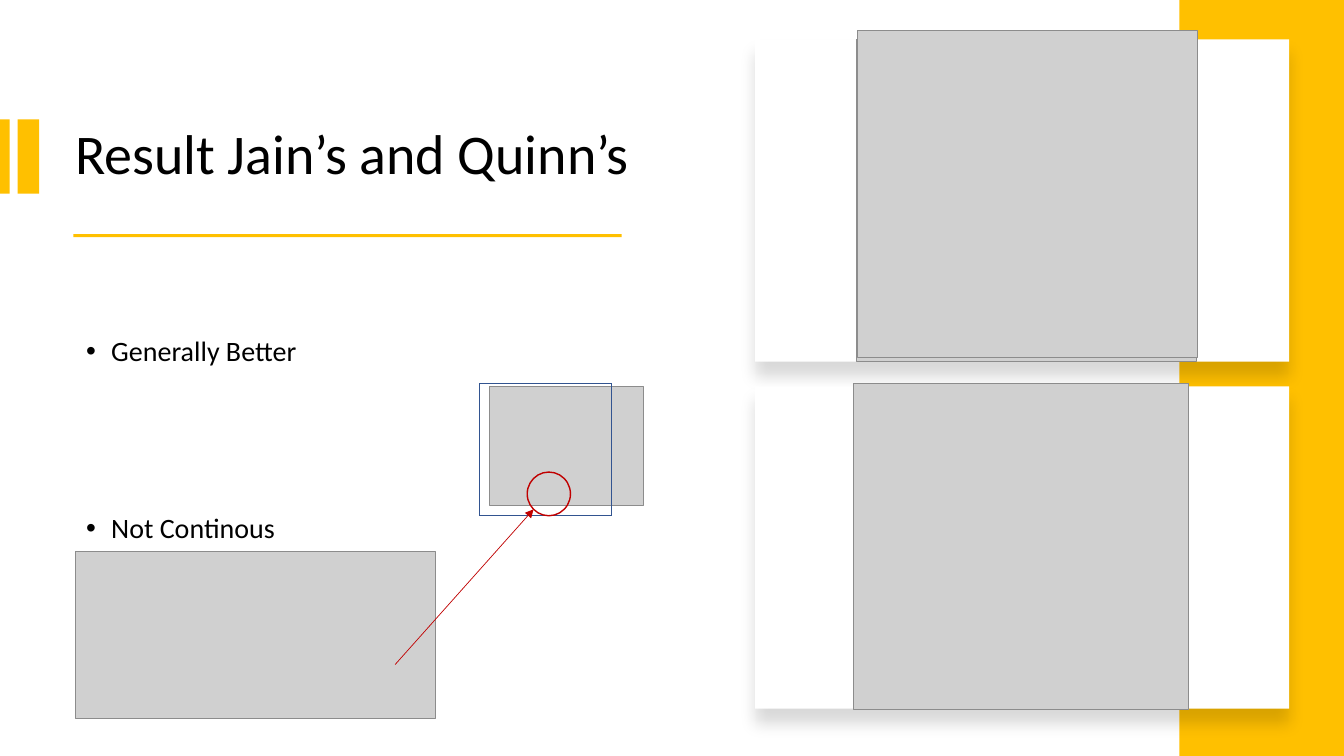
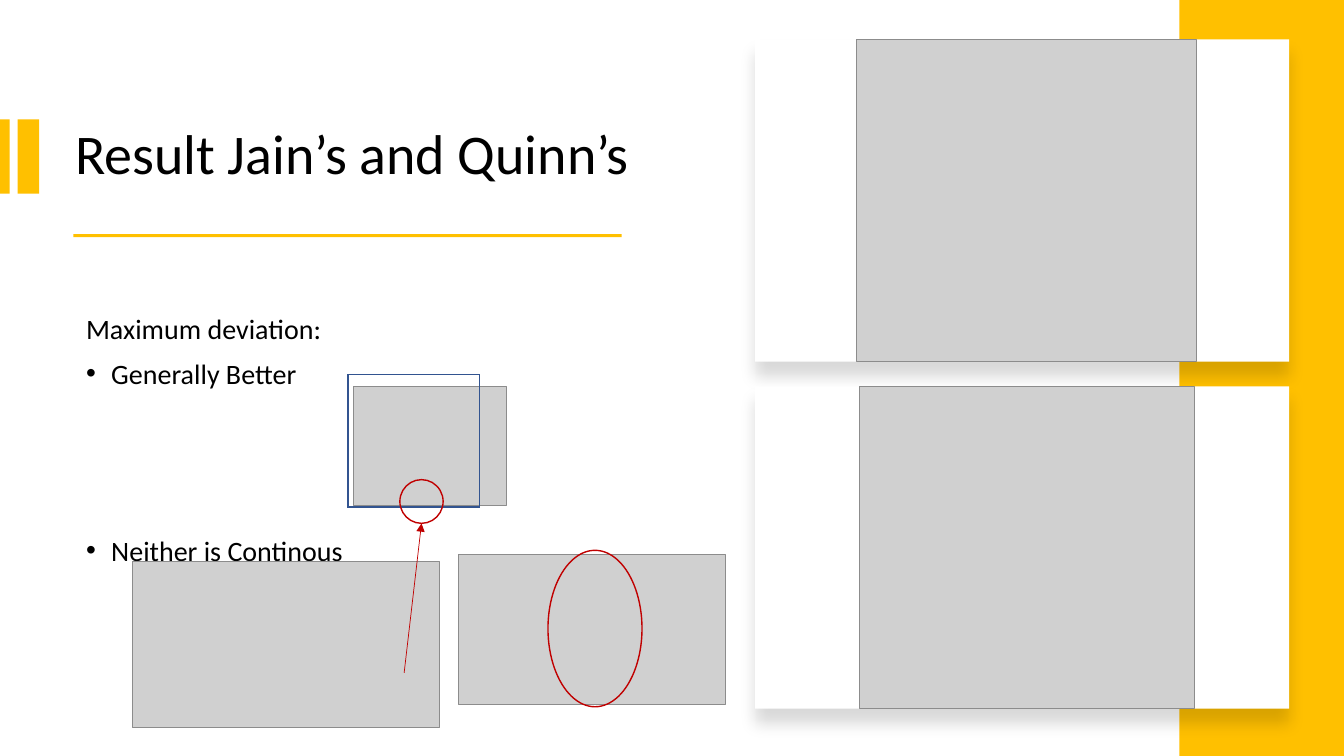
Before and after one commit to Sibeng32/Saban-Caliskan-Fourier-Analysis, a slide deck: slide 8 of Verbeterde Powerpoint Fourier Analysis.pptx. Drawn at 1344x756 pixels with LibreOffice and Linux fonts; fonts in the diff are those of the drawing; grey boxes stand for pictures. Boxes give left, top, right and bottom in pixels: in the first picture for what was removed or moved away, otherwise in the second. Text is boxed around its words. In the diff, an @@ line names an element or a change of style, - is before the commit and + after.

```diff
--- a/Verbeterde Powerpoint Fourier Analysis.pptx
+++ b/Verbeterde Powerpoint Fourier Analysis.pptx
@@ text at [86,319,321,340]: paragraph added @@
+Maximum deviation:
@@ rectangle: place and size @@
-rectangle at [480,383,612,515]
+rectangle at [348,375,480,507]
@@ picture: place and size @@
-picture at [490,386,643,505]
+picture at [353,386,506,505]
@@ picture removed at [853,383,1189,710] @@
@@ picture: place and size @@
-picture at [858,30,1198,357]
+picture at [859,386,1195,709]
@@ picture removed at [859,383,1190,708] @@
@@ ellipse: place and size @@
-ellipse at [527,472,571,515]
+ellipse at [400,480,444,523]
@@ arrow moved from (395, 664) - (533, 509) to (404, 673) - (421, 523) @@
@@ text at [111,541,343,567]: text changed @@
-• Not Continous
+• Neither is Continous
@@ picture: place and size @@
-picture at [76,552,437,718]
+picture at [132,562,440,728]
@@ picture added at [459,555,726,704] @@
@@ ellipse added at [548,551,642,707], outline #C00000 1 pt @@
```
Also in this commit, not shown: 6 other slides changed, 3 other files.
